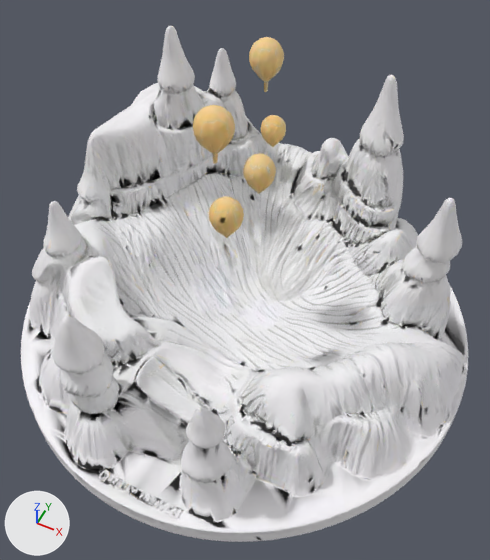
An edit to the glTF model public/models/mapbox/cappadocia.glb, drawn before and after from the same camera.
The view is the same before and after, from a 50 mm lens placed at (0.83, -1.65, 1.81), pointed at (0.06, -0.11, -0.11). Lighting does not change. The marker at lower left points along +X, +Y and +Z. The older version comes first. Where no turn or scale is listed for an object, it has been applied to the vertices.

Before the edit, the objects in view are built like this:
```python
mat_material_0 = bpy.data.materials.new('Material_0')
mat_material_0.use_nodes = True; mat_material_0.node_tree.nodes.clear()
_N = mat_material_0.node_tree.nodes; _L = mat_material_0.node_tree.links
n0 = _N.new('ShaderNodeBsdfPrincipled'); n0.name = 'Principled BSDF'
n0.inputs[2].default_value = 0.8  # 'Roughness'
n1 = _N.new('ShaderNodeOutputMaterial'); n1.name = 'Material Output'
n2 = _N.new('ShaderNodeTexImage'); n2.name = 'Image Texture'
n2.image = img_image_0
n3 = _N.new('ShaderNodeNormalMap'); n3.name = 'Normal Map'
n3.uv_map = 'UVMap'
n4 = _N.new('ShaderNodeTexImage'); n4.name = 'Image Texture.001'
n4.image = img_normal
_L.new(n0.outputs[0], n1.inputs[0])  # 'BSDF' to 'Surface'
_L.new(n2.outputs[0], n0.inputs[0])  # 'Color' to 'Base Color'
_L.new(n3.outputs[0], n0.inputs[5])  # 'Normal' to 'Normal'
_L.new(n4.outputs[0], n3.inputs[1])  # 'Color' to 'Color'
me_mesh_0 = bpy.data.meshes.new('Mesh_0')
me_mesh_0.from_pydata(...)  # 15365 vertices, 30706 faces; spans x -0.95..0.95, y -0.95..0.95, z -0.57..0.57
me_mesh_0.materials.append(mat_material_0)
ob_mesh_0 = bpy.data.objects.new('Mesh_0', me_mesh_0)
ob_mesh_0.location = (-0.001, 0.001, -0.001)
```
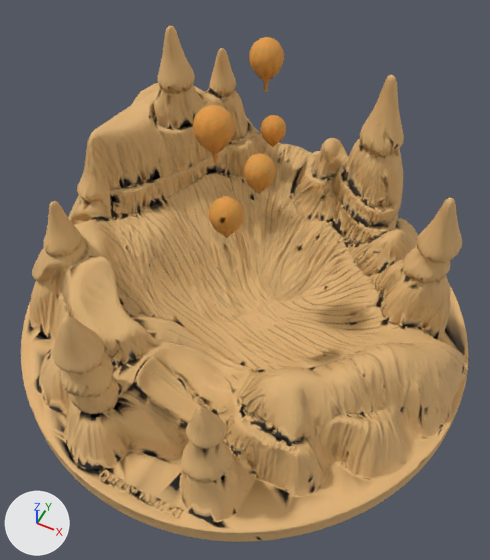
What differs and where, as boxes (x1, y1, x2, y2) in the pictures (490 x 560 px):
'Mesh_0', recoloured (white to orange): (21, 26, 468, 542) in both

Edits to the bpy script that builds the scene:
```text
Change mat_material_0:
    add n5 = _N.new('ShaderNodeMix'); n5.name = 'Mix'
    add n5.data_type = 'RGBA'
    add n5.blend_type = 'MULTIPLY'
    add n5.inputs[0].default_value = 1.0  # 'Factor'
    add n5.inputs[7].default_value = (0.804, 0.498, 0.196, 1.0)  # 'B', beige #e8bb7a
    where n2 = _N.new('ShaderNodeTexImage'); n2.name = 'Image Texture'
    where n0 = _N.new('ShaderNodeBsdfPrincipled'); n0.name = 'Principled BSDF'
    remove _L.new(n2.outputs[0], n0.inputs[0])  # 'Color' to 'Base Color'
    add _L.new(n5.outputs[2], n0.inputs[0])  # 'Result' to 'Base Color'
    add _L.new(n2.outputs[0], n5.inputs[6])  # 'Color' to 'A'
```
